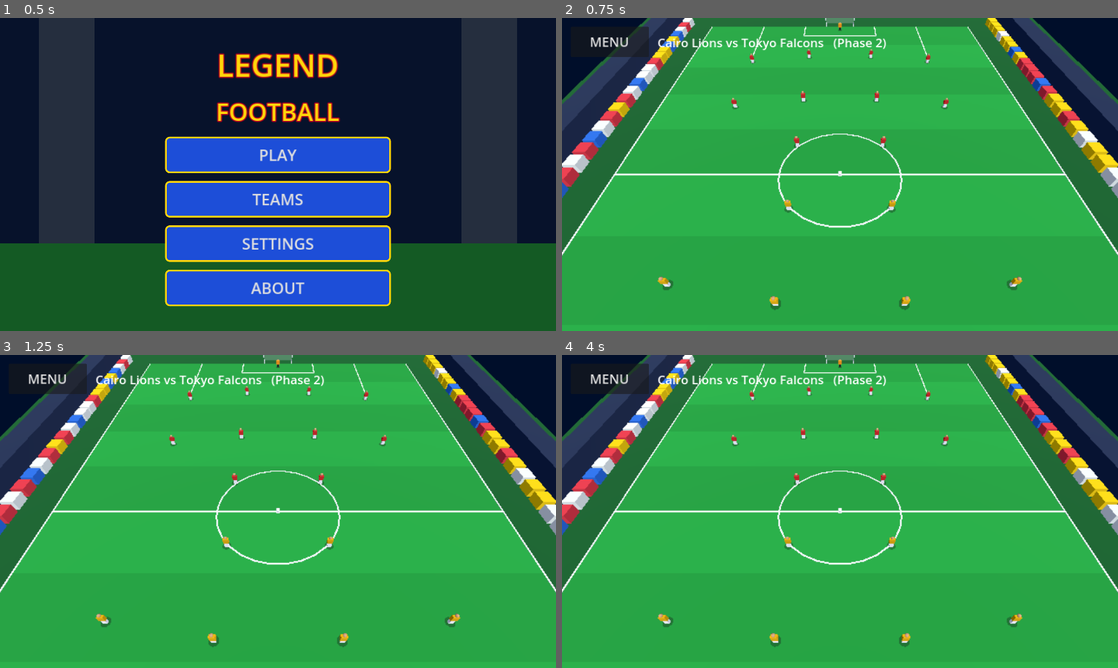
Above: before the commit, frames 1-4 (two rows, left to right).
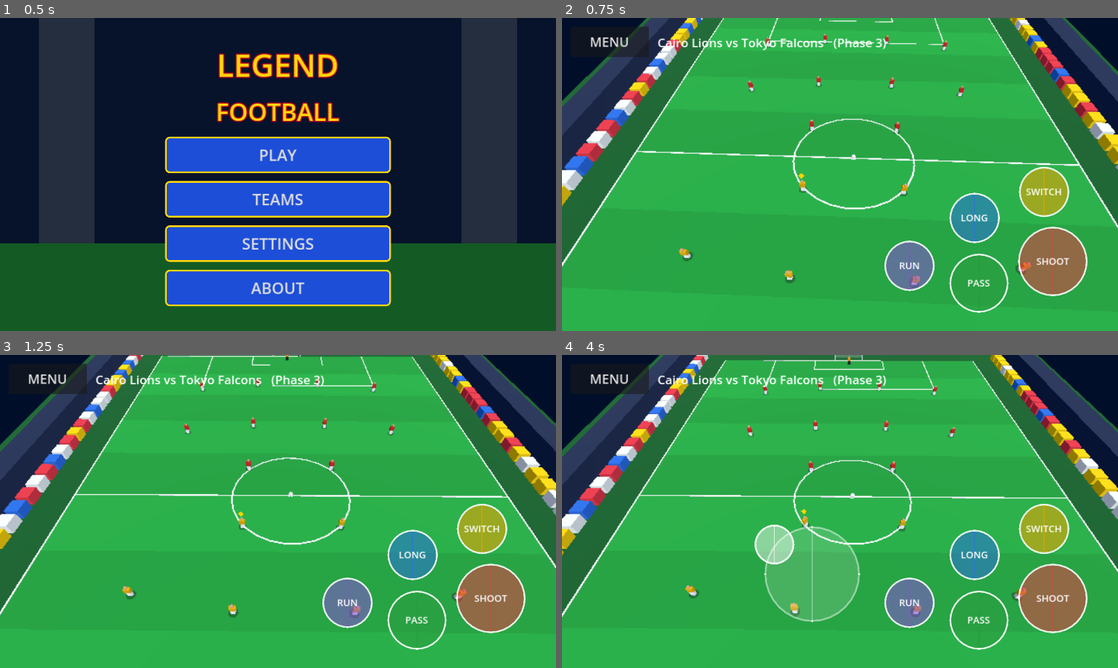
Above: after the commit, the same moments.

Repository: saaalk455-blip/Legend-Football-
Game: Godot game, scene res://scenes/main_menu.tscn
Same seed, same stepped clock (60 frames per second), same inputs: the game is played once before the commit and once after it.
Inputs (mouse positions are in pixels of both pictures, inside the frame that each line leads up to):
- Up to frame 1 (0.5 s): no input
- Up to frame 2 (0.75 s): click "PLAY" at 0.5 s
- Up to frame 3 (1.25 s): no input
- Up to frame 4 (4 s): move the mouse to (962, 495) at 1.27 s; click (962, 495) at 1.42 s; drag from (728, 527) to (812, 574) at 2.02 s; move the mouse to (895, 442) at 2.77 s; click (895, 442) at 2.92 s; drag from (812, 574) to (673, 464) at 3.52 s

Frame 1 is identical in both runs. In frame 2, 23% of the frame differs, in the area x 0-100%, y 0-95%; in frame 3, 23%; in frame 4, 26%.

Commit message:
Phase 3: touch controls, player movement, player switching
Co-Authored-By: Claude Sonnet 5.5 <noreply@anthropic.com>
Claude-Session: https://claude.ai/code/session_017XVsjNCat4JJGNMQ9QTcfi

Diff:
--- a/scripts/game.gd
+++ b/scripts/game.gd
@@ -22,6 +22,10 @@
 var cam: Camera3D
 var team_a := 0
 var team_b := 1
+var controls: TouchControls
+var controlled: Player
+var indicator: MeshInstance3D
+var _t := 0.0
 
 
 func _ready() -> void:
@@ -35,16 +39,91 @@
 	_build_ball()
 	_build_camera()
 	_build_ui()
+	_build_controls()
+
+
+func _focus_point() -> Vector3:
+	# Camera focus: mostly the controlled player, a bit of the ball.
+	if controlled == null:
+		return ball.position
+	return controlled.position.lerp(ball.position, 0.3)
 
 
 func _process(delta: float) -> void:
 	if cam == null or ball == null:
 		return
-	# TV-style camera: follows the ball smoothly along the pitch.
-	var target := Vector3(ball.position.x * 0.4, 34.0, ball.position.z * 0.75 + 30.0)
+	_t += delta
+	var f := _focus_point()
+	# TV-style camera: follows smoothly along the pitch.
+	var target := Vector3(f.x * 0.4, 34.0, f.z * 0.75 + 30.0)
 	target.z = clampf(target.z, -HALF_L + 18.0, HALF_L + 30.0)
 	cam.position = cam.position.lerp(target, clampf(delta * 3.0, 0.0, 1.0))
-	cam.look_at(Vector3(ball.position.x * 0.4, 0.0, ball.position.z * 0.75), Vector3.UP)
+	cam.look_at(Vector3(f.x * 0.4, 0.0, f.z * 0.75), Vector3.UP)
+	if indicator != null and controlled != null:
+		indicator.position = controlled.position + Vector3(0, 2.7 + sin(_t * 6.0) * 0.12, 0)
+
+
+func _physics_process(delta: float) -> void:
+	if controlled == null or controls == null:
+		return
+	var v := controls.move
+	if v == Vector2.ZERO:
+		return
+	# Camera looks toward -Z, so stick up = -Z, stick right = +X.
+	var dir := Vector3(v.x, 0.0, v.y)
+	var spd := 4.5 + 0.03 * float(controlled.speed_stat)
+	if controls.held.get("RUN", false):
+		spd *= 1.5
+	var p := controlled.position + dir * spd * delta
+	p.x = clampf(p.x, -HALF_W - 2.0, HALF_W + 2.0)
+	p.z = clampf(p.z, -HALF_L - 3.0, HALF_L + 3.0)
+	controlled.position = p
+	var target_yaw := atan2(dir.x, dir.z)
+	controlled.rotation.y = lerp_angle(controlled.rotation.y, target_yaw, clampf(delta * 14.0, 0.0, 1.0))
+
+
+func _nearest_player(team_id: int, exclude: Player = null) -> Player:
+	var best: Player = null
+	var best_d := INF
+	for p in players:
+		if p.team_id != team_id or p.role == "GK" or p == exclude:
+			continue
+		var d := p.position.distance_squared_to(ball.position)
+		if d < best_d:
+			best_d = d
+			best = p
+	return best
+
+
+func _switch_player() -> void:
+	var n := _nearest_player(0, controlled)
+	if n != null:
+		controlled = n
+
+
+func _on_button_down(action: String) -> void:
+	if action == "SWITCH":
+		_switch_player()
+	# PASS / SHOOT / LONG are wired to the ball in Phase 4.
+
+
+func _build_controls() -> void:
+	controls = TouchControls.new()
+	add_child(controls)
+	controls.button_down.connect(_on_button_down)
+	controlled = _nearest_player(0)
+	indicator = MeshInstance3D.new()
+	var cm := CylinderMesh.new()
+	cm.top_radius = 0.4
+	cm.bottom_radius = 0.0
+	cm.height = 0.7
+	cm.radial_segments = 4
+	indicator.mesh = cm
+	var im := StandardMaterial3D.new()
+	im.albedo_color = Color("ffd60a")
+	im.shading_mode = BaseMaterial3D.SHADING_MODE_UNSHADED
+	indicator.material_override = im
+	add_child(indicator)
 
 
 func _mat(color: Color) -> StandardMaterial3D:
@@ -208,7 +287,7 @@
 	b.pressed.connect(func(): get_tree().change_scene_to_file("res://scenes/main_menu.tscn"))
 	layer.add_child(b)
 	var l := Label.new()
-	l.text = "%s vs %s   (Phase 2)" % [Global.TEAMS[team_a]["name"], Global.TEAMS[team_b]["name"]]
+	l.text = "%s vs %s   (Phase 3)" % [Global.TEAMS[team_a]["name"], Global.TEAMS[team_b]["name"]]
 	l.position = Vector2(220, 36)
 	l.add_theme_font_size_override("font_size", 28)
 	layer.add_child(l)
--- /dev/null
+++ b/scripts/touch_controls.gd
@@ -0,0 +1,143 @@
+class_name TouchControls
+extends CanvasLayer
+## Floating virtual stick (left half of screen) + action buttons (right).
+## Handles raw multi-touch so stick and buttons work at the same time.
+## Works with the mouse on desktop (emulate_touch_from_mouse is on).
+
+signal button_down(action: String)
+signal button_up(action: String)
+
+const STICK_R := 110.0
+const DEADZONE := 0.15
+
+var move := Vector2.ZERO
+var held := {}                       # action -> bool
+
+var _stick_touch := -1
+var _stick_center := Vector2.ZERO
+var _base: Panel
+var _knob: Panel
+var _btn_nodes := {}                 # action -> Panel
+var _btn_pos := {}                   # action -> Vector2 (centre)
+var _btn_rad := {}                   # action -> float
+var _touch_action := {}              # touch index -> action
+
+const ACTIONS := {
+	"SHOOT": {"r": 80.0, "color": Color("e63946")},
+	"PASS": {"r": 68.0, "color": Color("2a9d3f")},
+	"LONG": {"r": 58.0, "color": Color("2a6fdb")},
+	"SWITCH": {"r": 58.0, "color": Color("f4a100")},
+	"RUN": {"r": 58.0, "color": Color("8a4fd6")},
+}
+
+
+func _ready() -> void:
+	layer = 10
+	_base = _circle(STICK_R, Color(1, 1, 1, 0.15), Color(1, 1, 1, 0.5))
+	_knob = _circle(46.0, Color(1, 1, 1, 0.45), Color(1, 1, 1, 0.9))
+	_base.visible = false
+	_knob.visible = false
+	for a in ACTIONS:
+		var info: Dictionary = ACTIONS[a]
+		var col: Color = info["color"]
+		var n := _circle(info["r"], Color(col.r, col.g, col.b, 0.55), Color(1, 1, 1, 0.85))
+		var l := Label.new()
+		l.text = a
+		l.add_theme_font_size_override("font_size", 22)
+		l.set_anchors_preset(Control.PRESET_FULL_RECT)
+		l.horizontal_alignment = HORIZONTAL_ALIGNMENT_CENTER
+		l.vertical_alignment = VERTICAL_ALIGNMENT_CENTER
+		l.mouse_filter = Control.MOUSE_FILTER_IGNORE
+		n.add_child(l)
+		_btn_nodes[a] = n
+		_btn_rad[a] = info["r"]
+		held[a] = false
+	get_viewport().size_changed.connect(_layout)
+	_layout()
+
+
+func _circle(radius: float, fill: Color, border: Color) -> Panel:
+	var p := Panel.new()
+	p.size = Vector2(radius * 2.0, radius * 2.0)
+	p.mouse_filter = Control.MOUSE_FILTER_IGNORE
+	var sb := StyleBoxFlat.new()
+	sb.bg_color = fill
+	sb.border_color = border
+	sb.set_border_width_all(4)
+	sb.set_corner_radius_all(int(radius))
+	p.add_theme_stylebox_override("panel", sb)
+	add_child(p)
+	return p
+
+
+func _layout() -> void:
+	var s := get_viewport().get_visible_rect().size
+	_btn_pos["SHOOT"] = Vector2(s.x - 150.0, s.y - 160.0)
+	_btn_pos["PASS"] = Vector2(s.x - 320.0, s.y - 110.0)
+	_btn_pos["LONG"] = Vector2(s.x - 330.0, s.y - 260.0)
+	_btn_pos["SWITCH"] = Vector2(s.x - 170.0, s.y - 320.0)
+	_btn_pos["RUN"] = Vector2(s.x - 480.0, s.y - 150.0)
+	for a in _btn_nodes:
+		var n: Panel = _btn_nodes[a]
+		n.position = _btn_pos[a] - n.size / 2.0
+
+
+func _input(event: InputEvent) -> void:
+	if event is InputEventScreenTouch:
+		var e := event as InputEventScreenTouch
+		if e.pressed:
+			_touch_down(e.index, e.position)
+		else:
+			_touch_up(e.index)
+	elif event is InputEventScreenDrag:
+		var d := event as InputEventScreenDrag
+		if d.index == _stick_touch:
+			_update_stick(d.position)
+
+
+func _touch_down(index: int, pos: Vector2) -> void:
+	for a in _btn_pos:
+		var c: Vector2 = _btn_pos[a]
+		if pos.distance_to(c) <= float(_btn_rad[a]) + 12.0:
+			_touch_action[index] = a
+			_set_button(a, true)
+			return
+	var s := get_viewport().get_visible_rect().size
+	if _stick_touch == -1 and pos.x < s.x * 0.5 and pos.y > s.y * 0.2:
+		_stick_touch = index
+		_stick_center = pos
+		_base.position = pos - _base.size / 2.0
+		_knob.position = pos - _knob.size / 2.0
+		_base.visible = true
+		_knob.visible = true
+		move = Vector2.ZERO
+
+
+func _touch_up(index: int) -> void:
+	if _touch_action.has(index):
+		_set_button(_touch_action[index], false)
+		_touch_action.erase(index)
+	if index == _stick_touch:
+		_stick_touch = -1
+		move = Vector2.ZERO
+		_base.visible = false
+		_knob.visible = false
+
+
+func _update_stick(pos: Vector2) -> void:
+	var v := pos - _stick_center
+	if v.length() > STICK_R:
+		v = v.normalized() * STICK_R
+	_knob.position = _stick_center + v - _knob.size / 2.0
+	var m := v / STICK_R
+	move = Vector2.ZERO if m.length() < DEADZONE else m
+
+
+func _set_button(a: String, down: bool) -> void:
+	held[a] = down
+	var n: Panel = _btn_nodes[a]
+	n.modulate = Color(1.4, 1.4, 1.4, 1.0) if down else Color.WHITE
+	if down:
+		button_down.emit(a)
+	else:
+		button_up.emit(a)
